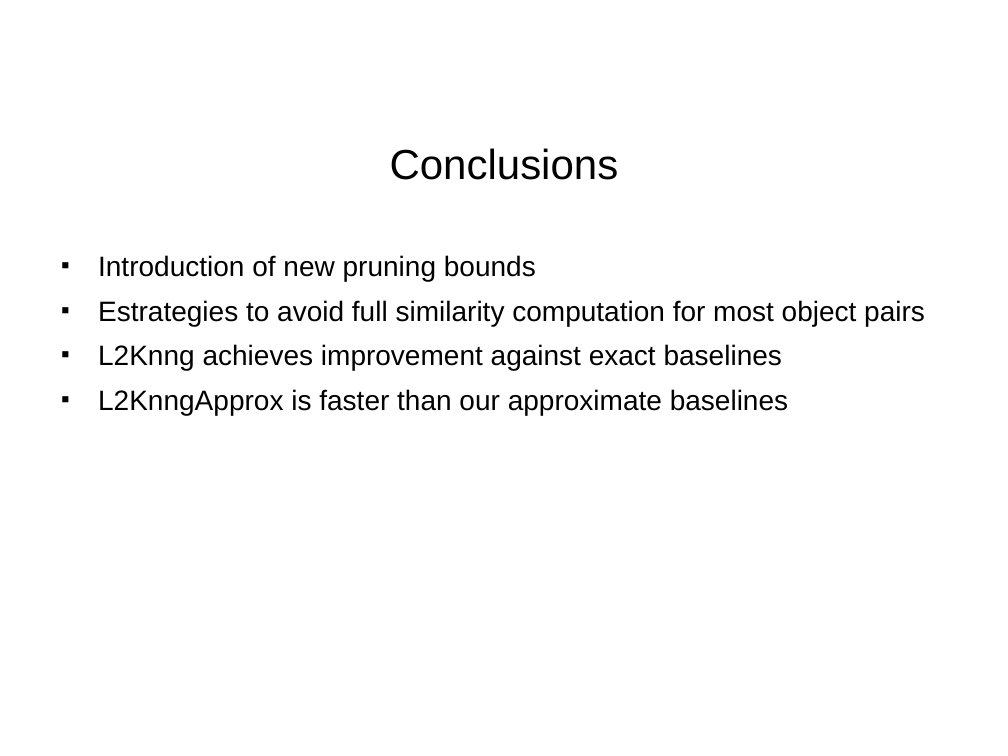
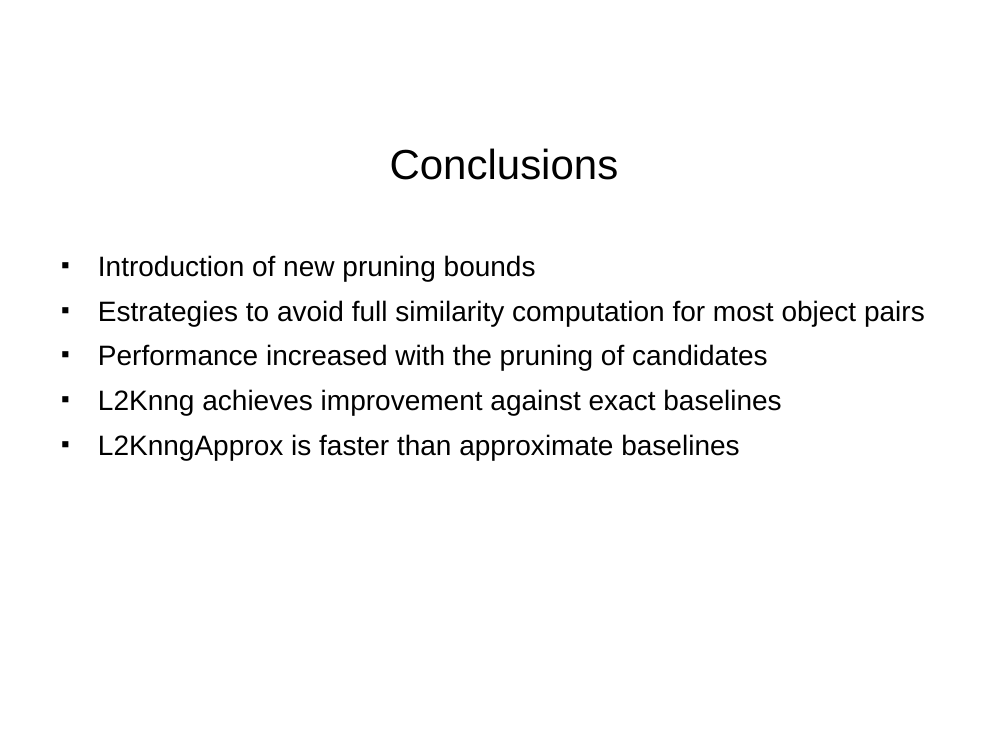
Before and after one commit to paulohq/apresentacao-L2KNNG, a slide deck: slide 15 of apresentacao-L2KNNG.ppt (slide 13 before the commit). Drawn at 1008x756 pixels with LibreOffice and Linux fonts; fonts in the diff are those of the drawing; background and template pictures are left out. Boxes give left, top, right and bottom in pixels: in the first picture for what was removed or moved away, otherwise in the second. Text is boxed around its words. In the diff, an @@ line names an element or a change of style, - is before the commit and + after.

```diff
--- a/apresentacao-L2KNNG.ppt
+++ b/apresentacao-L2KNNG.ppt
@@ text at box(98, 344, 768, 370): paragraph added @@
+■ Performance increased with the pruning of candidates
@@ text at box(98, 434, 739, 460): text changed @@
-■ L2KnngApprox is faster than our approximate baselines
+■ L2KnngApprox is faster than approximate baselines
```
Also in this commit, not shown: 5 other slides changed, 7 slides added, 5 slides removed, 2 other files.
